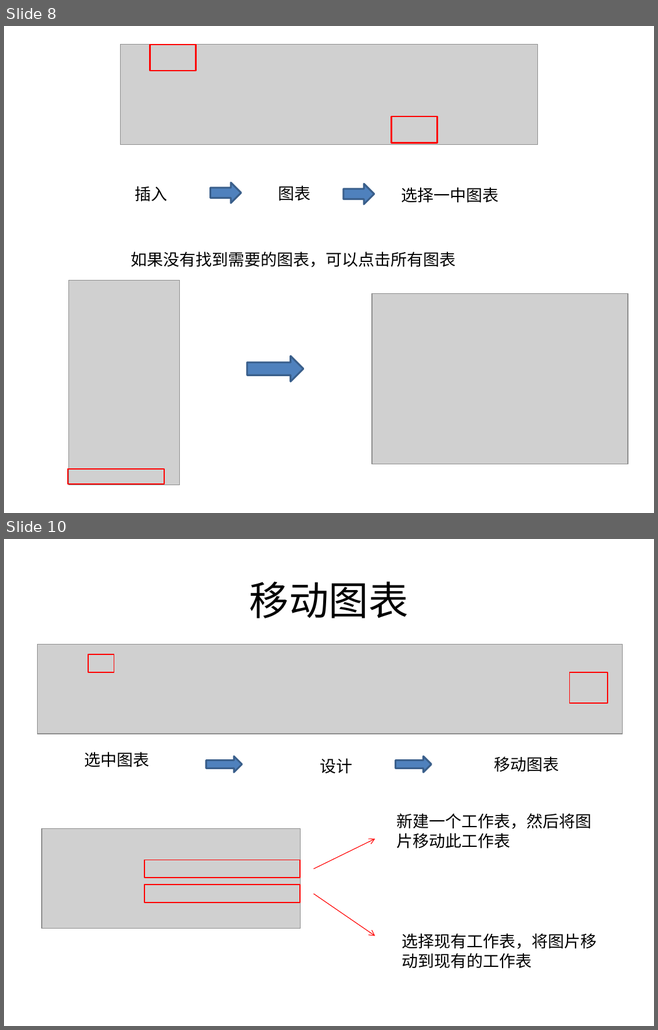
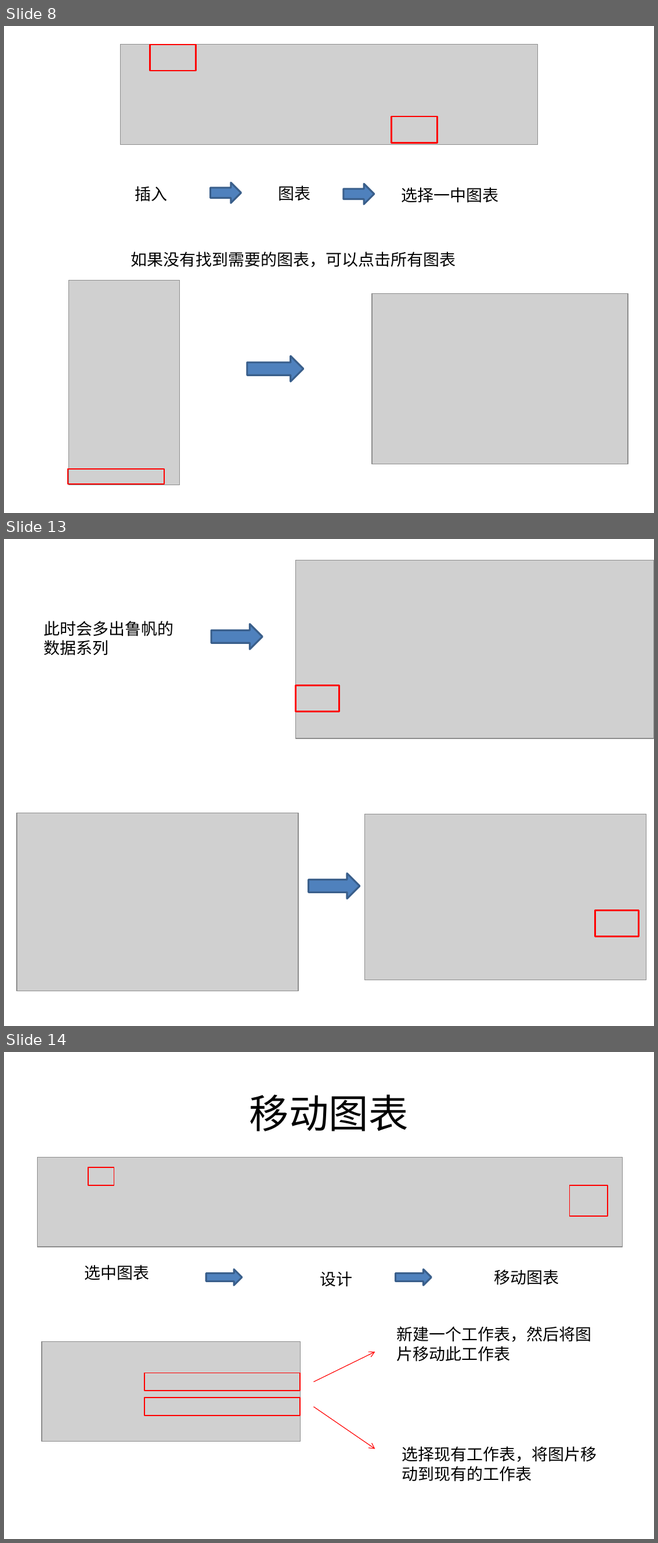
Before and after one commit to sans123wx/class, a slide deck: 第4章excel/图表/图表.pptx. Shown one above the other, each under a label of ours: slides 8 and 10 before the commit, slides 8, 13 and 14 after it; the slides between them are not shown. The pictures are 658x1030 and 658x1543 pixels, drawn with LibreOffice and Linux fonts; fonts in the diff are those of the drawing; grey boxes stand for pictures. Boxes give left, top, right and bottom in pixels: in the first picture for what was removed or moved away, otherwise in the second. Text is boxed around its words. In the diff, an @@ line names an element or a change of style, - is before the commit and + after.

```diff
--- a/第4章excel/图表/图表.pptx
+++ b/第4章excel/图表/图表.pptx
@@ slide 13 added at (4, 539, 654, 1026), background #FFFFFF @@
@@ picture added at (296, 560, 654, 739) @@
@@ text added at (43, 621, 173, 656), 18 pt, text #000000 @@
+此时会多出鲁帆的数据系列
@@ right arrow added at (211, 624, 263, 649), fill #4F81BD, outline #3A5F8C 2 pt @@
@@ rectangle added at (296, 685, 339, 711), outline #FF0000 1.75 pt @@
@@ picture added at (17, 813, 298, 991) @@
@@ picture added at (365, 815, 646, 980) @@
@@ right arrow added at (308, 874, 360, 899), fill #4F81BD, outline #3A5F8C 2 pt @@
@@ rectangle added at (594, 911, 638, 936), outline #FF0000 1.75 pt @@
@@ what was slide 10 is now slide 14 @@
```
Also in this commit, not shown: 1 slide changed, 3 other slides added, 1 other file.
